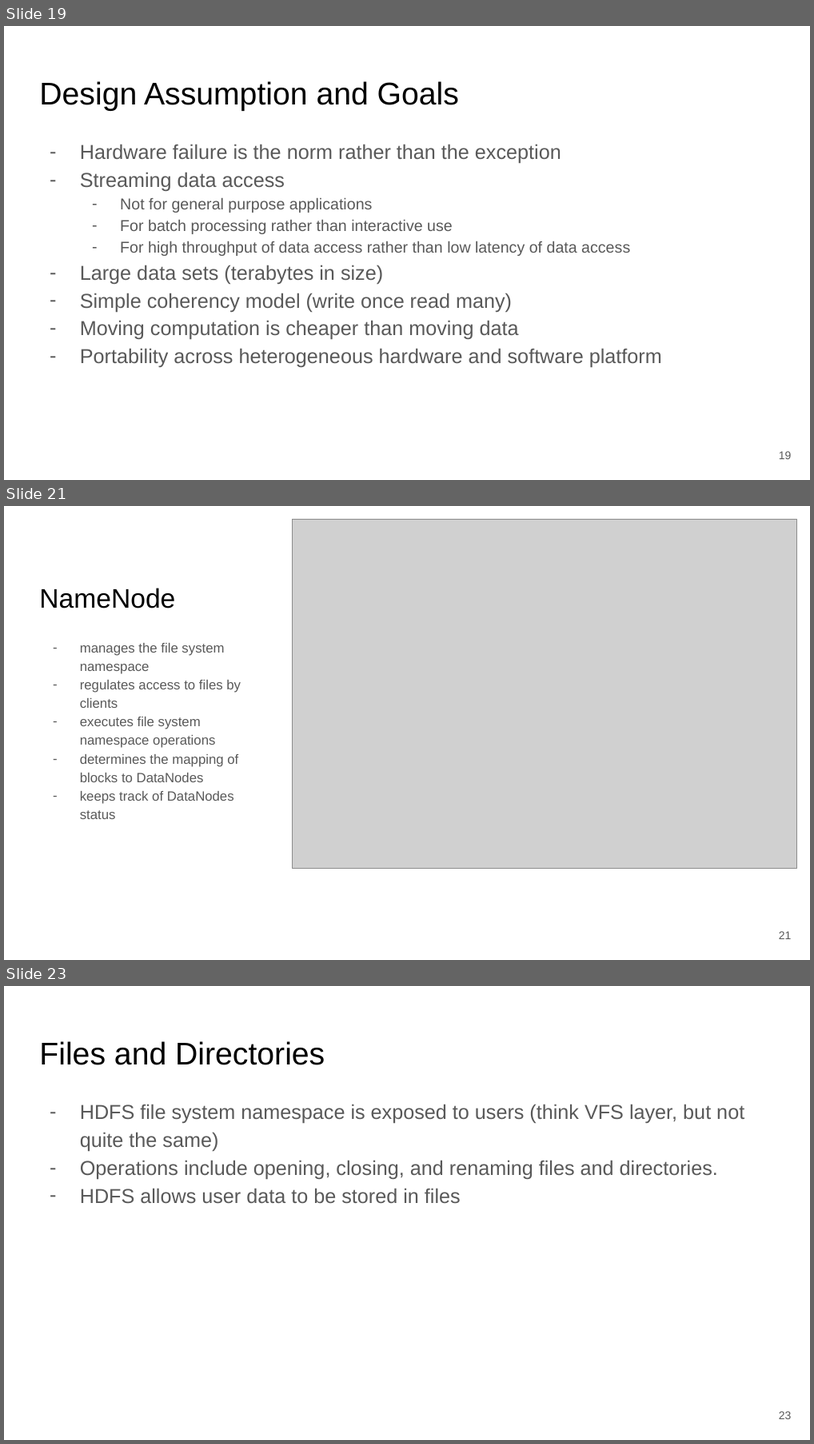
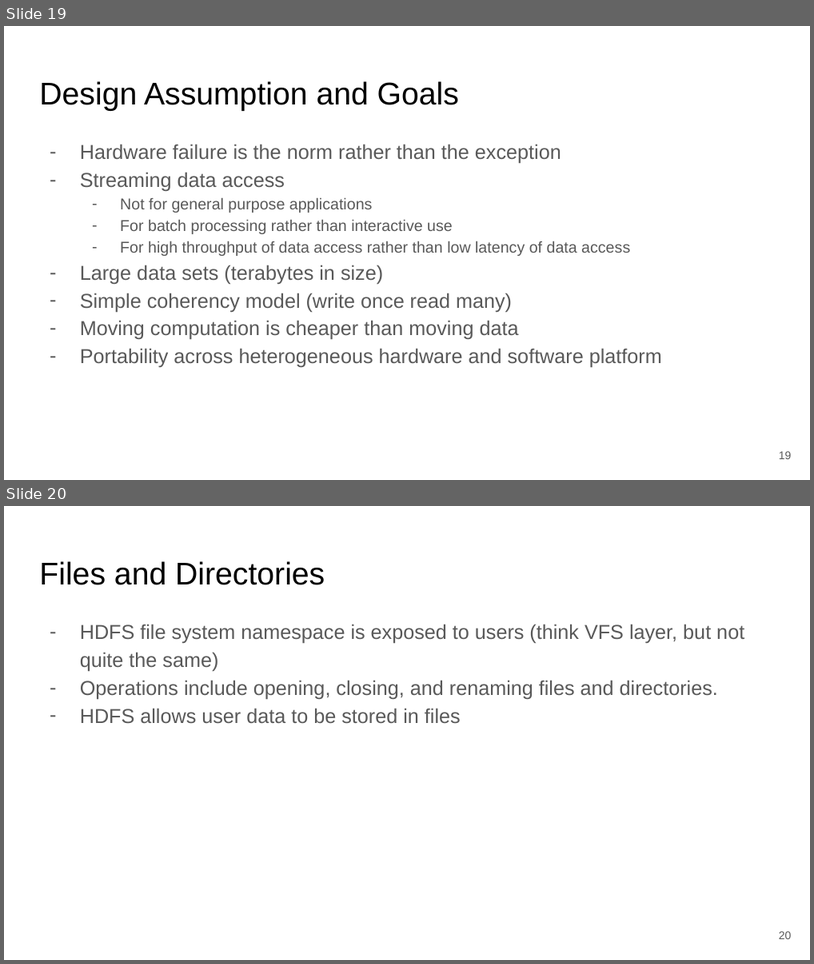
Before and after one commit to clemsonciti/workshop-python-intro-to-spark, a slide deck: Getting_started.pptx. Shown one above the other, each under a label of ours: slides 19, 21 and 23 before the commit, slides 19 and 20 after it; the slides between them are not shown. The pictures are 814x1444 and 814x964 pixels, drawn with LibreOffice and Linux fonts; fonts in the diff are those of the drawing; grey boxes stand for pictures. Boxes give left, top, right and bottom in pixels: in the first picture for what was removed or moved away, otherwise in the second. Text is boxed around its words. In the diff, an @@ line names an element or a change of style, - is before the commit and + after.

```diff
--- a/Getting_started.pptx
+++ b/Getting_started.pptx
@@ slide 21 removed at <box>4,506,810,960</box>, background #FFFFFF @@
@@ picture removed at <box>293,520,797,868</box> @@
@@ title removed at <box>39,588,175,608</box> @@
-NameNode
@@ text removed at <box>80,643,241,819</box> @@
-– manages the file system namespace
-– regulates access to files by clients
-– executes file system namespace operations
-– determines the mapping of blocks to DataNodes
-– keeps track of DataNodes status
@@ page number removed at <box>779,931,792,939</box> @@
-21
@@ what was slide 23 is now slide 20 @@
@@ page number at <box>779,931,792,939</box>: text changed @@
-23
+20
```
Also in this commit, not shown: 3 slides changed, 15 slides added, 28 other slides removed.
